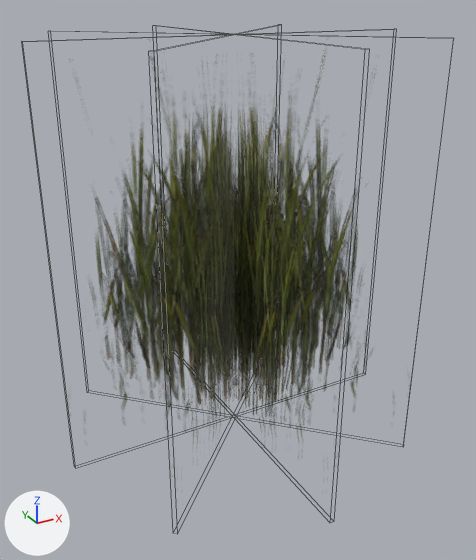
The FBX model Assets/BeneathThePetals/Graphics/Models/Environment/Grass.fbx: old version first, new version second.
Camera for both pictures: a 50 mm camera at (-0.729, -1.348, 1.045) aimed at (-0.004, -0.03, 0.386). The lights are fixed; the arrows at lower left show +X, +Y and +Z. Mesh edges are drawn as thin lines. Where no turn or scale is listed for an object, it has been applied to the vertices.

Names of what the first picture shows: 'grass1'.
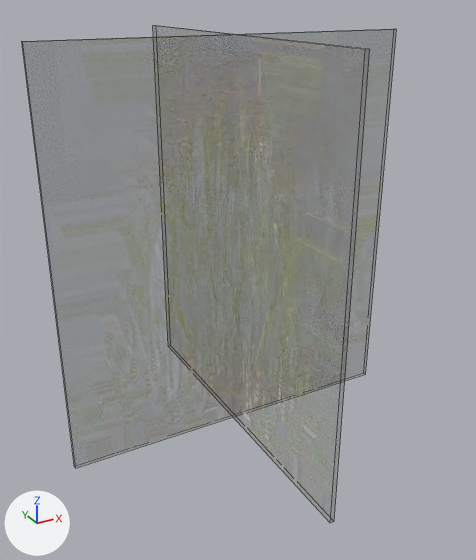
The newer file is also turned or shifted as a whole; pictures and numbers use the older file's frame.

Pixel boxes (x1, y1, x2, y2) of what changed, in the pictures (476 x 560 px):
'grass1', surface changed, reshaped
    before: (92, 110, 359, 443)
    after: (68, 49, 394, 494)
part 1 of me_grass1_001, deleted
    before: (192, 112, 269, 443)
part 2 of me_grass1_001, deleted (green)
    before: (92, 110, 358, 411)

What changed in the scene script:
```text
Change img_grass1_png:
    img_grass1_png: load_image('grass1.png', '_unpacked/grass1.png', 256, 281, 'sRGB') -> load_image('grass1.png', '../../Textures/grass1.png', 256, 281, 'Non-Color')
Change mat_grass1:
    add n3 = _N.new('ShaderNodeTexImage'); n3.name = 'Image Texture.001'
    add n3.image = img_grass1_png
    add n3.extension = 'EXTEND'
    where n2 = _N.new('ShaderNodeTexImage'); n2.name = 'Image Texture'
    where n0 = _N.new('ShaderNodeBsdfPrincipled'); n0.name = 'Principled BSDF'
    remove _L.new(n2.outputs[1], n0.inputs[4])  # 'Alpha' to 'Alpha'
    add _L.new(n3.outputs[0], n0.inputs[4])  # 'Color' to 'Alpha'
Change me_grass1_001:
    where me_grass1_001.from_pydata(...)  # 32 vertices, 24 faces; spans x -0.456..0.456, y -0.456..0.456, z 0.0..1.0
    used by ob_grass1; location = (0.007, 0.0, -0.043)
    me_grass1_001 part 1: the loose piece of 8 vertices spanning x -0.329..0.322, y -0.322..0.329, z 0.0..1.0 is deleted
    me_grass1_001 part 2: the loose piece of 8 vertices spanning x -0.329..0.322, y -0.329..0.322, z 0.0..1.0 is deleted
```
